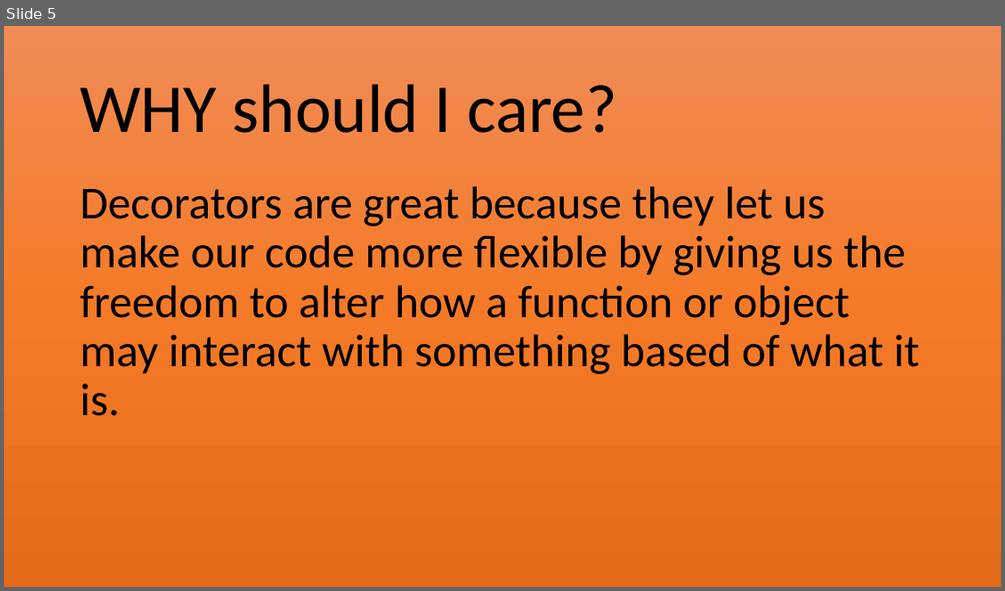
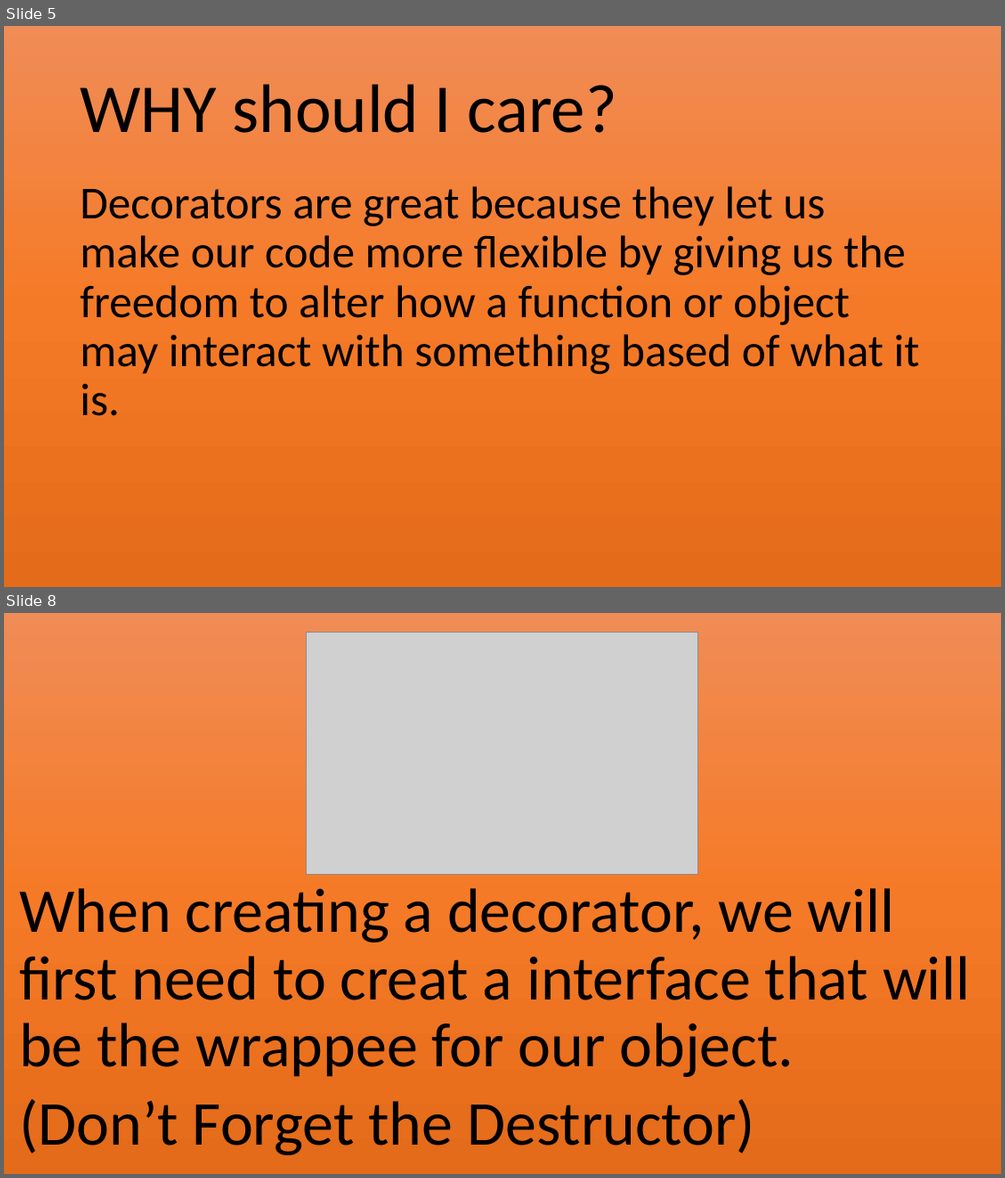
Before and after one commit to Jovic1000/Decorators, a slide deck: Decorators.pptx. Shown one above the other, each under a label of ours: slide 5 before the commit, slides 5 and 8 after it; the slides between them are not shown. The pictures are 1005x591 and 1005x1178 pixels, drawn with LibreOffice and Linux fonts; fonts in the diff are those of the drawing; grey boxes stand for pictures. Boxes give left, top, right and bottom in pixels: in the first picture for what was removed or moved away, otherwise in the second. Text is boxed around its words. In the diff, an @@ line names an element or a change of style, - is before the commit and + after.

```diff
--- a/Decorators.pptx
+++ b/Decorators.pptx
@@ slide 8 added at (x1=4, y1=613, x2=1001, y2=1174), background #FFFFFF @@
@@ rectangle added at (x1=4, y1=613, x2=1001, y2=1174), fill gradient #F18C57 to #F67B28 to #E56C19 @@
@@ picture added at (x1=306, y1=632, x2=699, y2=874) @@
@@ text added at (x1=19, y1=888, x2=970, y2=1155), 60 pt, text #000000 @@
+When creating a decorator, we will first need to creat a interface that will be the wrappee for our object.
+(Don’t Forget the Destructor)
```
Also in this commit, not shown: 2 slides changed, 6 other slides added, 1 slide removed, 1 other file.
